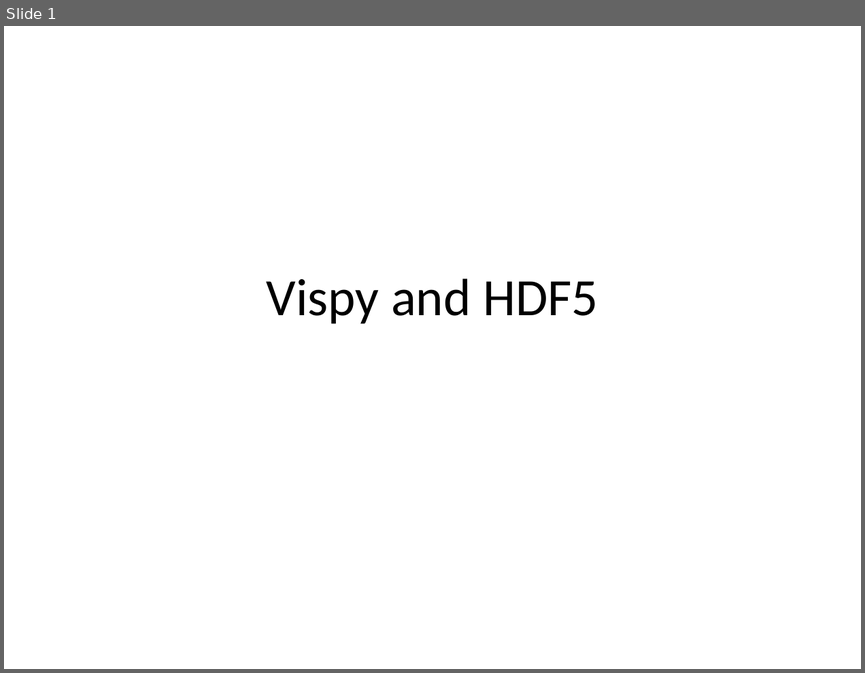
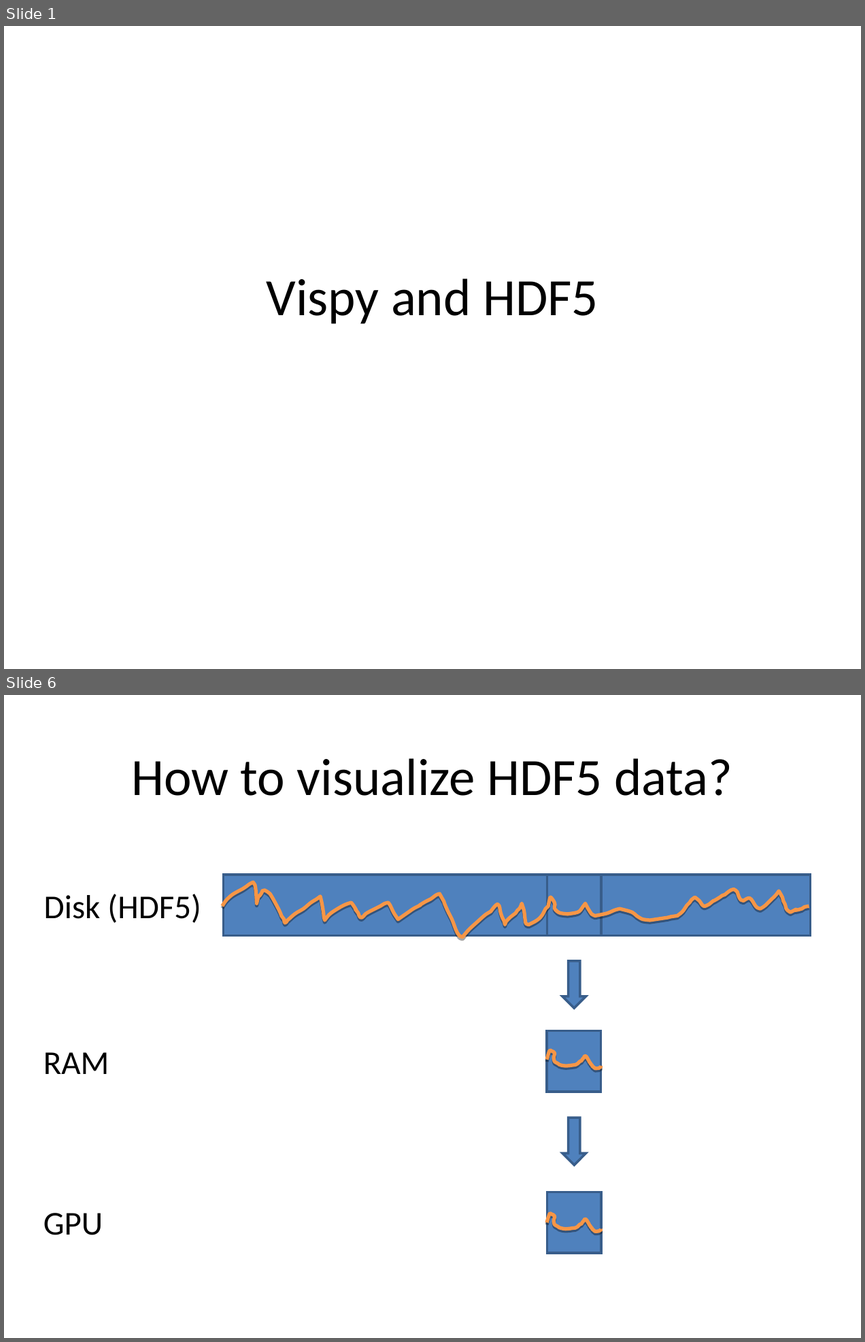
Before and after one commit to vispy/codecamp-esrf-2014, a slide deck: cr/5-hdf5/hdf5.ppt. Shown one above the other, each under a label of ours: slide 1 before the commit, slides 1 and 6 after it; the slides between them are not shown. The pictures are 865x673 and 865x1342 pixels, drawn with LibreOffice and Linux fonts; fonts in the diff are those of the drawing. Boxes give left, top, right and bottom in pixels: in the first picture for what was removed or moved away, otherwise in the second. Text is boxed around its words. In the diff, an @@ line names an element or a change of style, - is before the commit and + after.

```diff
--- a/cr/5-hdf5/hdf5.ppt
+++ b/cr/5-hdf5/hdf5.ppt
@@ slide 6 added at [4,695,861,1338], background #FFFFFF @@
@@ title added at [131,758,732,796], 44 pt, text #000000 @@
+How to visualize HDF5 data?
@@ rectangle added at [224,875,810,936], fill #4F81BD, outline #385D8A 2.01 pt @@
@@ rectangle added at [547,875,601,936], fill #4F81BD, outline #385D8A 2.01 pt @@
@@ text added at [44,894,201,923], 28 pt, text #000000 @@
+Disk (HDF5)
@@ freeform shape added at [222,882,809,936], outline #F79646 3 pt @@
@@ down arrow added at [563,961,586,1008], fill #4F81BD, outline #385D8A 2.01 pt @@
@@ rectangle added at [547,1031,601,1091], fill #4F81BD, outline #385D8A 2.01 pt @@
@@ text added at [43,1052,109,1074], 28 pt, text #000000 @@
+RAM
@@ freeform shape added at [547,1050,601,1068], outline #F79646 3 pt @@
@@ down arrow added at [563,1117,586,1164], fill #4F81BD, outline #385D8A 2.01 pt @@
@@ rectangle added at [547,1192,601,1253], fill #4F81BD, outline #385D8A 2.01 pt @@
@@ text added at [43,1212,103,1235], 28 pt, text #000000 @@
+GPU
@@ freeform shape added at [547,1213,601,1232], outline #F79646 3 pt @@
```
Also in this commit, not shown: 8 other slides added, 20 other files.
